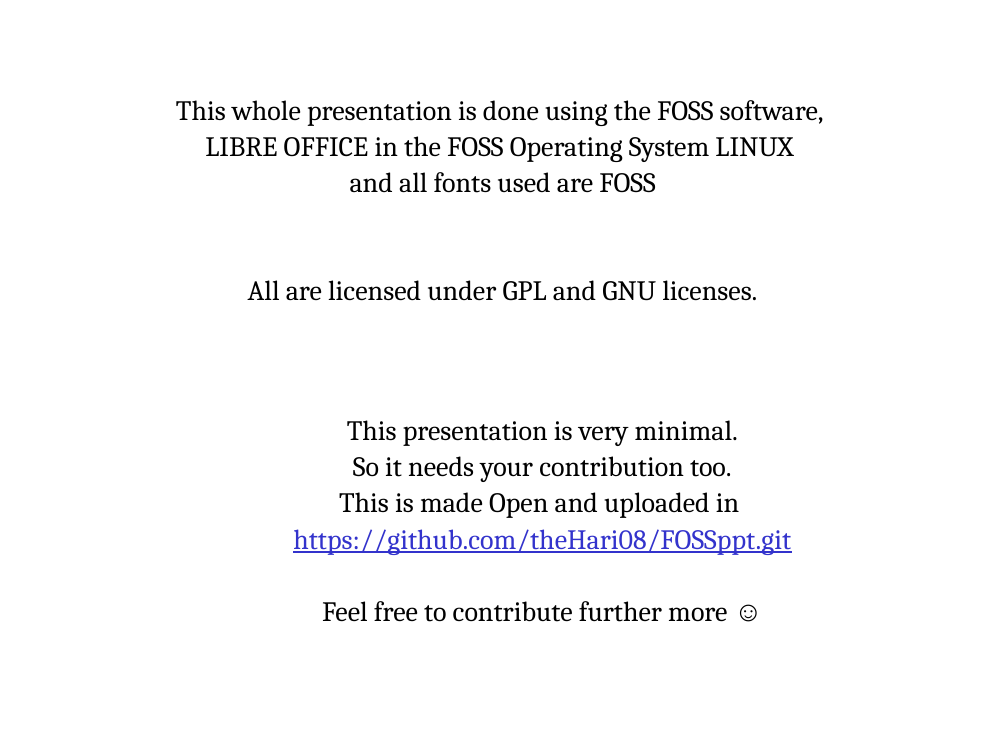
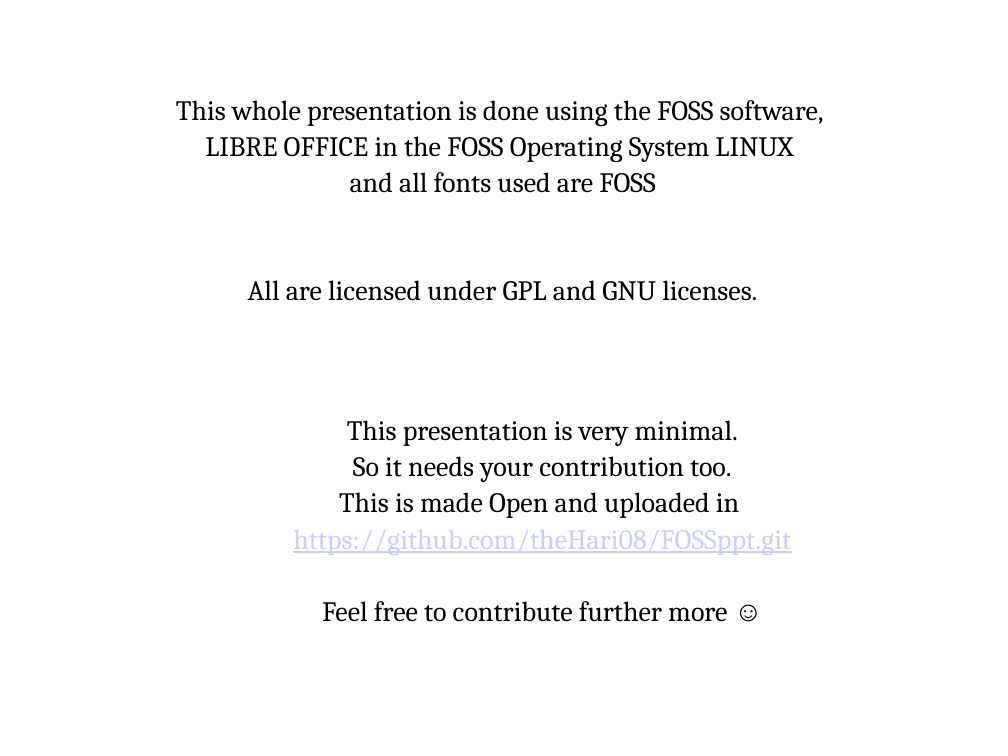
Before and after one commit to theHari08/FOSSppt, a slide deck: slide 29 of FOSS.ppt (slide 28 before the commit). Drawn at 1008x756 pixels with LibreOffice and Linux fonts; fonts in the diff are those of the drawing. Boxes give left, top, right and bottom in pixels: in the first picture for what was removed or moved away, otherwise in the second. Text is boxed around its words. In the diff, an @@ line names an element or a change of style, - is before the commit and + after.

```diff
--- a/FOSS.ppt
+++ b/FOSS.ppt
@@ text "This presentation is very minimal." at box(293, 420, 791, 622): text colour #3333CC to #CCCCFF in "https://github.com/theHari08/FOSSppt.git" @@
```
Also in this commit, not shown: 8 other slides changed, 1 slide added.
